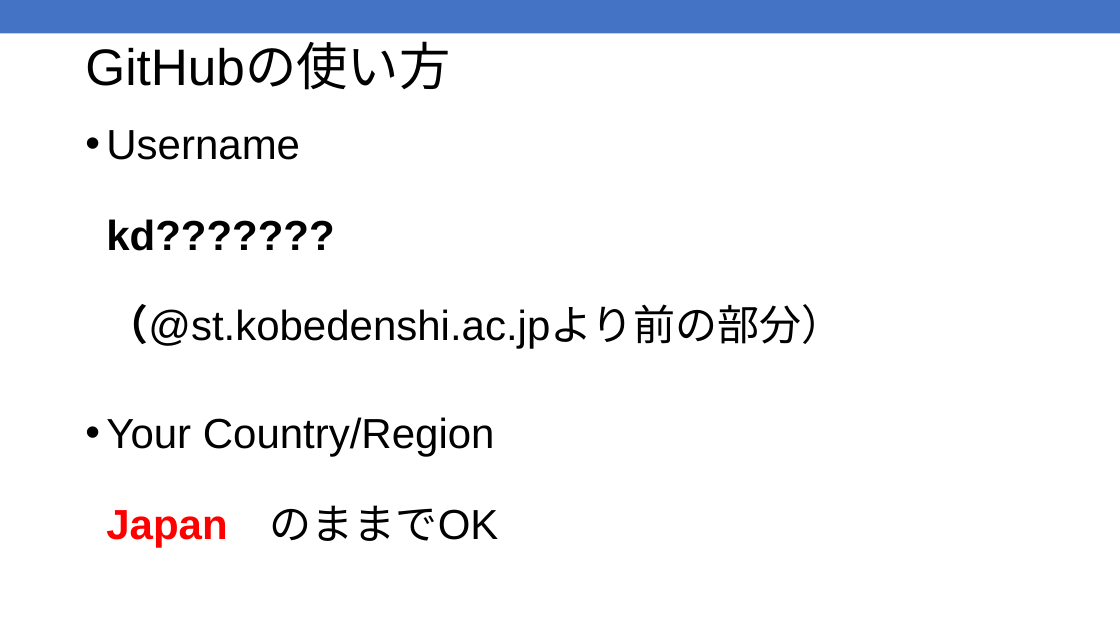
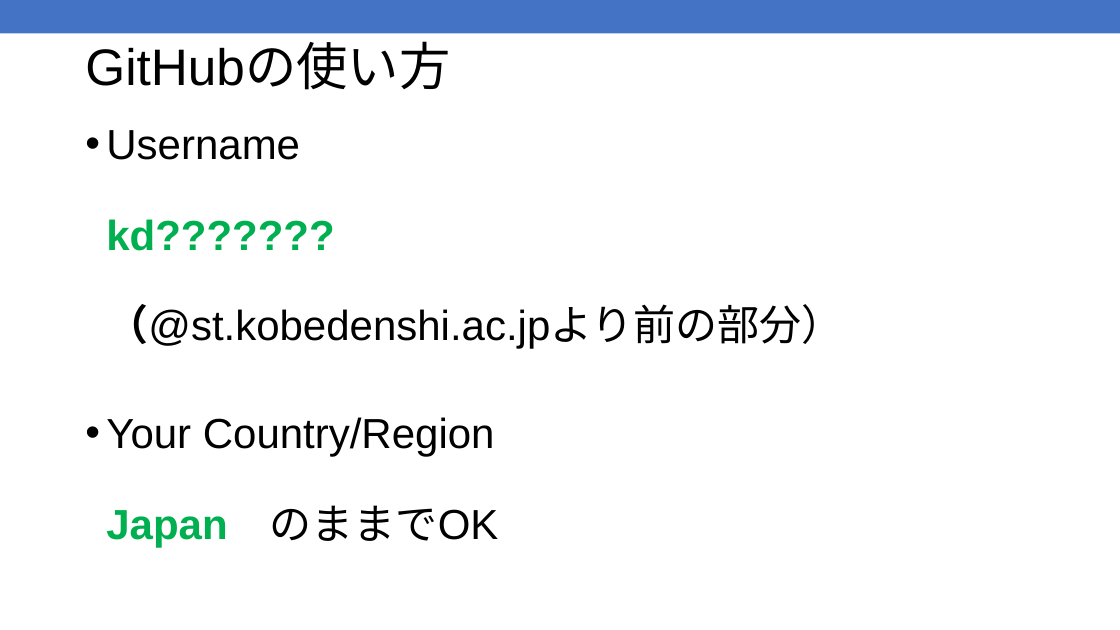
Before and after one commit to kic-murata/cpp2025, a slide deck: slide 5 of 授業資料/GitHub.pptx (slide 4 before the commit). Drawn at 1120x630 pixels with LibreOffice and Linux fonts; fonts in the diff are those of the drawing. Boxes give left, top, right and bottom in pixels: in the first picture for what was removed or moved away, otherwise in the second. Text is boxed around its words. In the diff, an @@ line names an element or a change of style, - is before the commit and + after.

```diff
--- a/授業資料/GitHub.pptx
+++ b/授業資料/GitHub.pptx
@@ text "Username kd??????? （@st.kobedenshi.ac.jpより前の部分）" at <box>106,130,843,547</box>: text colour #000000 to #00B050 in "kd???????"; text colour #FF0000 to #00B050 in "Japan" @@
```
Also in this commit, not shown: 8 other slides changed.
